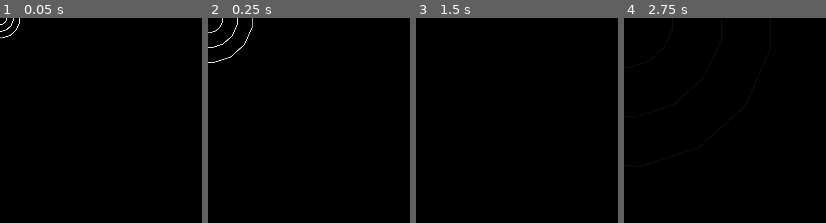
Above: before the commit, frames 1-4 (left to right).
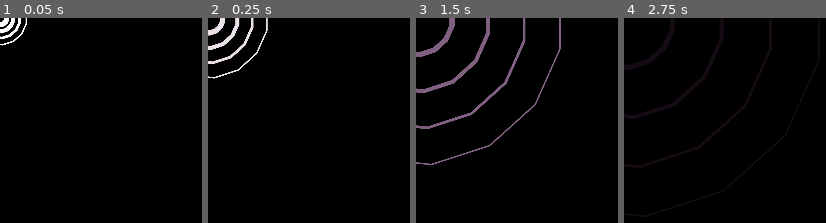
Above: after the commit, the same moments.

Repository: tartley/missile-commander
Game: Godot game, scene res://src/bang_feature/bang_feature.tscn
Same seed, same stepped clock (60 frames per second), same inputs: the game is played once before the commit and once after it. This scene is started directly instead of the project's main scene.
Inputs (mouse positions are in pixels of both pictures, inside the frame that each line leads up to):
- Up to frame 1 (0.05 s): no input
- Up to frame 2 (0.25 s): no input
- Up to frame 3 (1.5 s): tap Enter at 0.5 s; move the mouse to (outside the picture) at 0.52 s; hold D 0.53-1.28 s; move the mouse to (outside the picture) at 1.27 s; hold S from 1.28 s (still down)
- Up to frame 4 (2.75 s): move the mouse to (outside the picture) at 2.02 s; release S at 2.03 s; hold D from 2.03 s (still down)

The runs differ from the first frame. In frame 1, 0.7% of the frame differs, in the area x 0-14%, y 0-14%; in frame 2, 1.5%; in frame 3, 4.1%, in the area x 0-72%, y 0-72%; in frame 4, less than 0.1%.

Commit message:
Tweak BangFeature appearance

Diff:
--- a/src/bang_feature/bang_feature.gd
+++ b/src/bang_feature/bang_feature.gd
@@ -7,11 +7,9 @@
 const DURATION := 3.0 # seconds
 
 var progress:float # 0..1
-var on:bool
 
 func _ready() -> void:
     self.name = Common.get_unique_name(self)
-    self.on = false
 
 func _process(delta:float) -> void:
     self.progress += delta / DURATION
@@ -20,12 +18,6 @@
         queue_free()
 
 func _draw() -> void:
-    var color:Color
-    if self.on:
-        color = Color(1, 1 - self.progress / 2, 1, 1 - self.progress)
-    else:
-        color = Color.BLACK
-    self.on = not self.on
-    # var width := 1 + 20.0 * (1 - progress)
+    var color := Color(1, 1 - self.progress / 2, 1, 1 - self.progress)
     for i in range(4):
-        draw_arc(Vector2.ZERO, SIZE * i * self.progress ** 0.5, -PI, PI, 16, color, 3.0, true)
+        draw_arc(Vector2.ZERO, SIZE * (i + 1) * self.progress ** 0.5, -PI, PI, 16, color, (4 - i) * 6.0, true)
